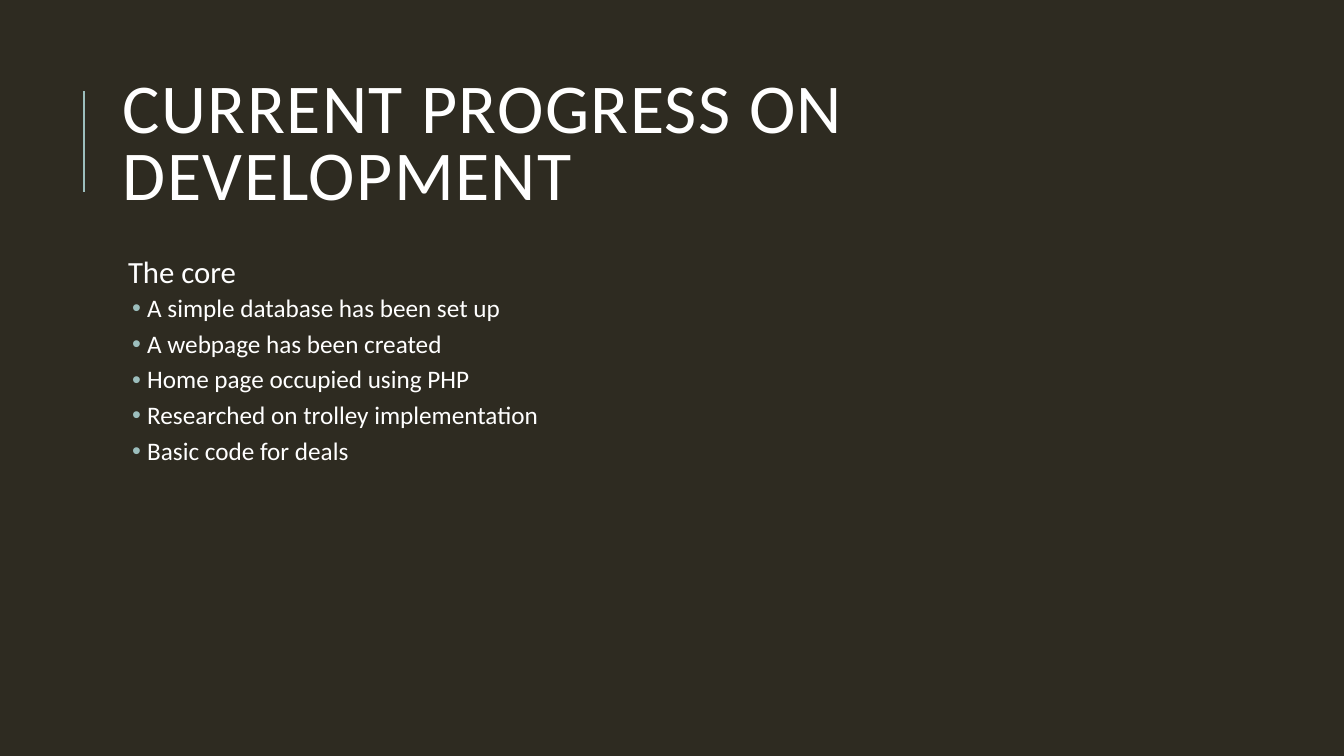
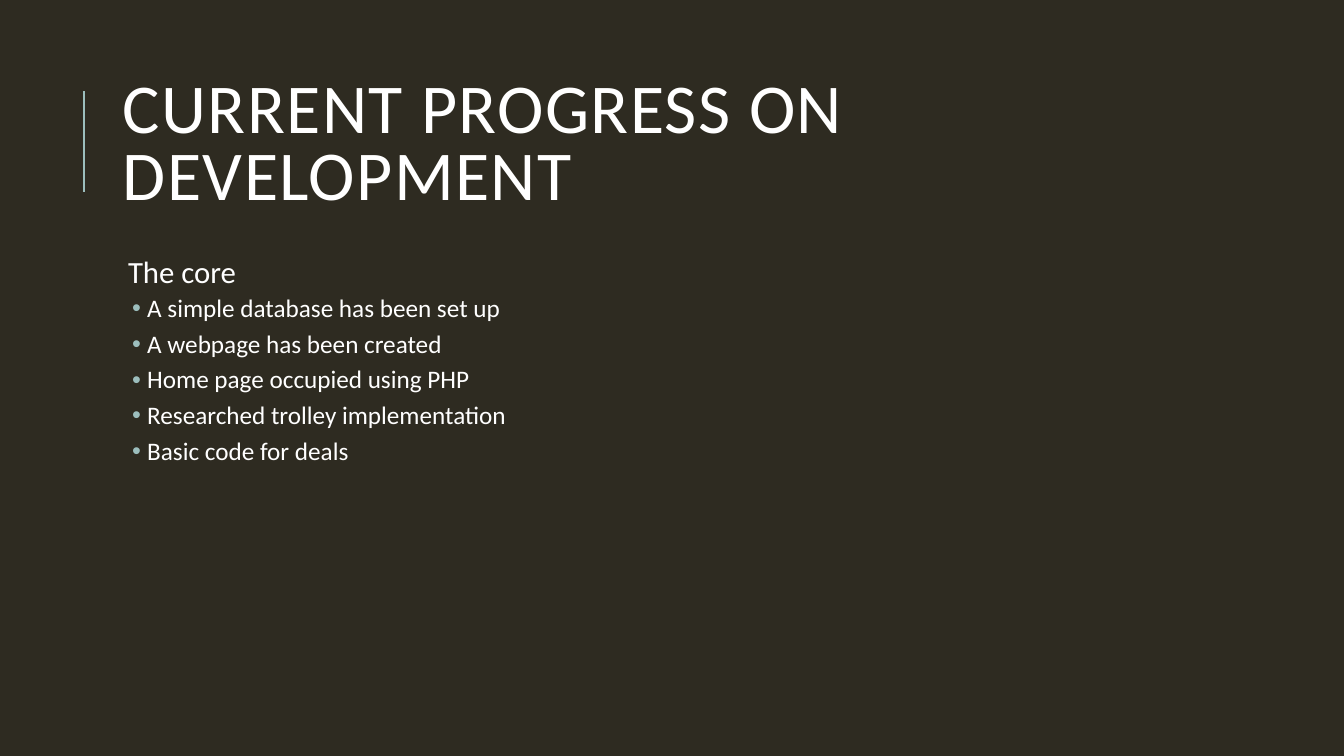
Before and after one commit to HamzaB93/UWL_Level5_Team_Project, a slide deck: slide 8 of Group_Docs/Team_Presentation_Group2.pptx. Drawn at 1344x756 pixels with LibreOffice and Linux fonts; fonts in the diff are those of the drawing. Boxes give left, top, right and bottom in pixels: in the first picture for what was removed or moved away, otherwise in the second. Text is boxed around its words. In the diff, an @@ line names an element or a change of style, - is before the commit and + after.

```diff
--- a/Group_Docs/Team_Presentation_Group2.pptx
+++ b/Group_Docs/Team_Presentation_Group2.pptx
@@ text at <box>147,406,506,428</box>: text changed @@
-  • Researched on trolley implementation
+  • Researched trolley implementation
```
Also in this commit, not shown: 2 other slides changed.
